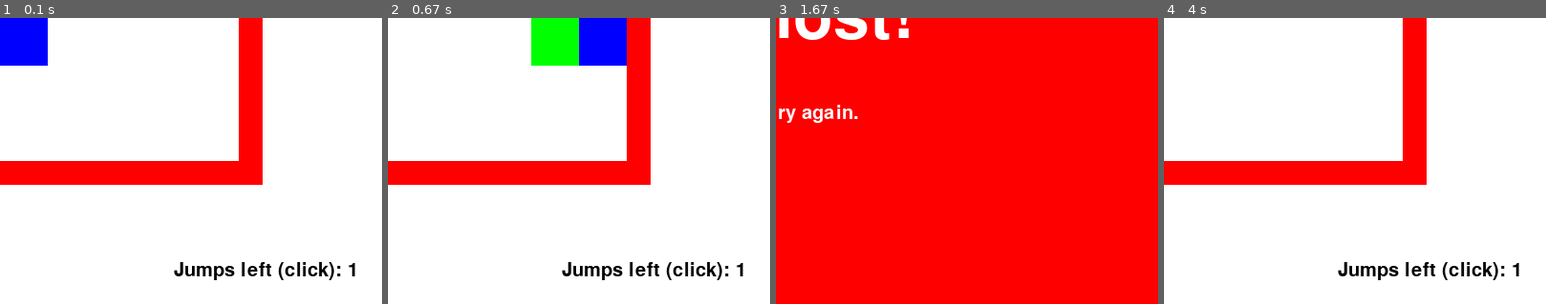
Above: before the commit, frames 1-4 (left to right).
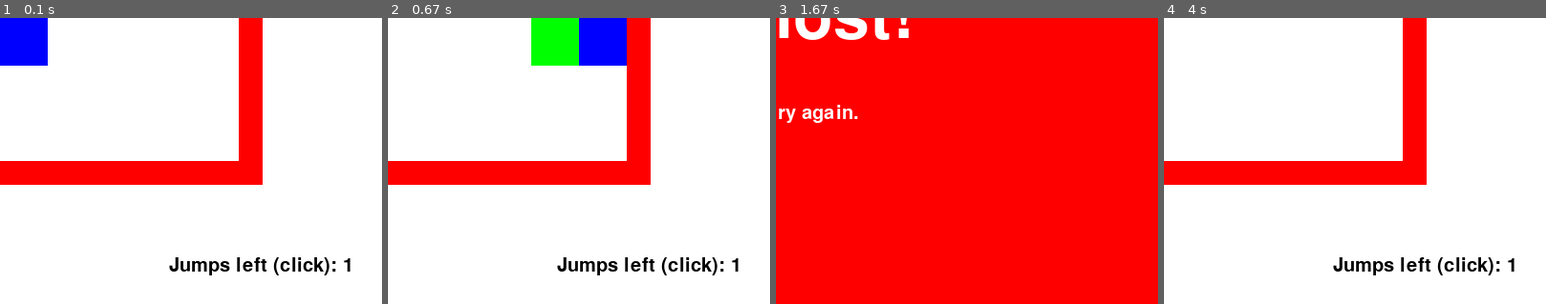
Above: after the commit, the same moments.

Repository: WCI-Computer-Science/pygame
Game: pygame game, started from main.py
Same seed, same stepped clock (60 frames per second), same inputs: the game is played once before the commit and once after it.
Inputs (mouse positions are % of the whole screen's width and height, from its top left):
- Up to frame 1 (0.1 s): no input
- Up to frame 2 (0.67 s): hold D from 0.33 s (still down)
- Up to frame 3 (1.67 s): release D at 0.8 s
- Up to frame 4 (4 s): click (26, 51) at 1.72 s; hold D 2-2.47 s; hold A 2.5-3.03 s; click (65, 15) at 3.45 s; hold A from 3.73 s (still down)
The pictures show only the part of the screen within x 50-100%, y 50-100%; the shares and areas given below are measured in that part.

The runs differ from the first frame. In frame 1, 1.7% of the frame differs, in the area x 44-93%, y 83-92%; in frame 2, 1.7%; in frame 3, nothing differs; in frame 4, 1.7%.

Commit message:
Increase padding on jumps left message

Diff:
--- a/main.py
+++ b/main.py
@@ -190,8 +190,8 @@
         msg = "Jumps left (click): " + str(self.energylevel)
         text = self.font.render(msg, True, (0, 0, 0))
         textrect = text.get_rect()
-        textrect.x = self.screenwidth-25-self.font.size(msg)[0]
-        textrect.y = self.screenheight-25-self.font.size(msg)[1]
+        textrect.x = self.screenwidth-30-self.font.size(msg)[0]
+        textrect.y = self.screenheight-30-self.font.size(msg)[1]
         screen.blit(text, textrect)
 
 rects = Rectangles((350, 250), (400, 250), (50, 100), (50, 100), (0, 255, 0), (0, 0, 255), 20, WIDTH, HEIGHT)
